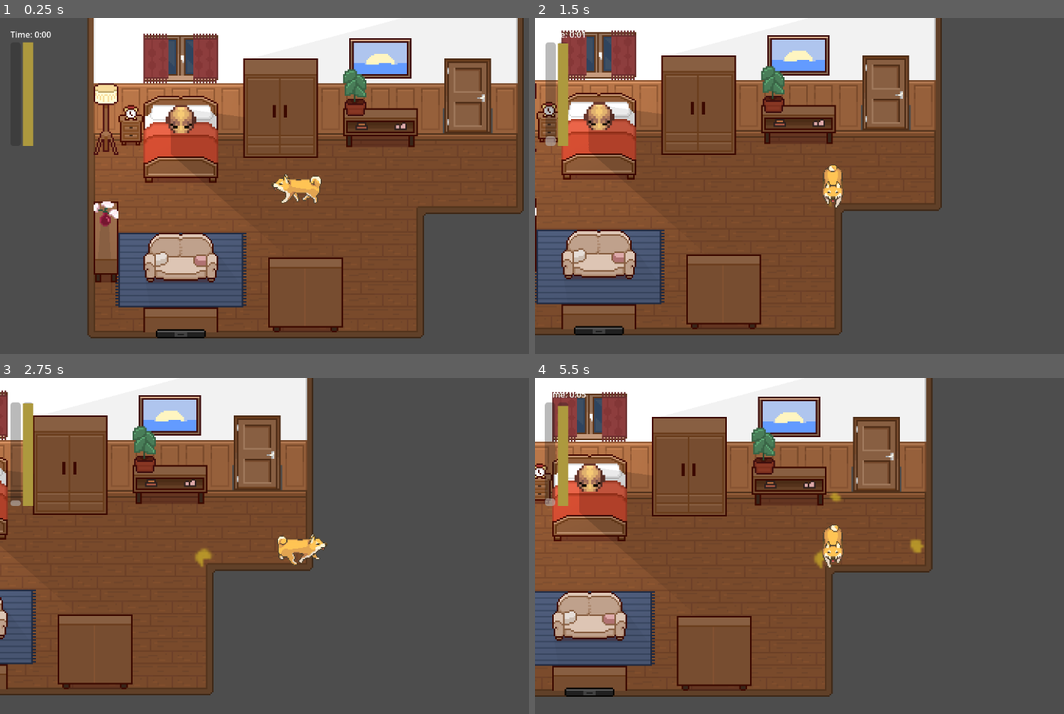
Above: before the commit, frames 1-4 (two rows, left to right).
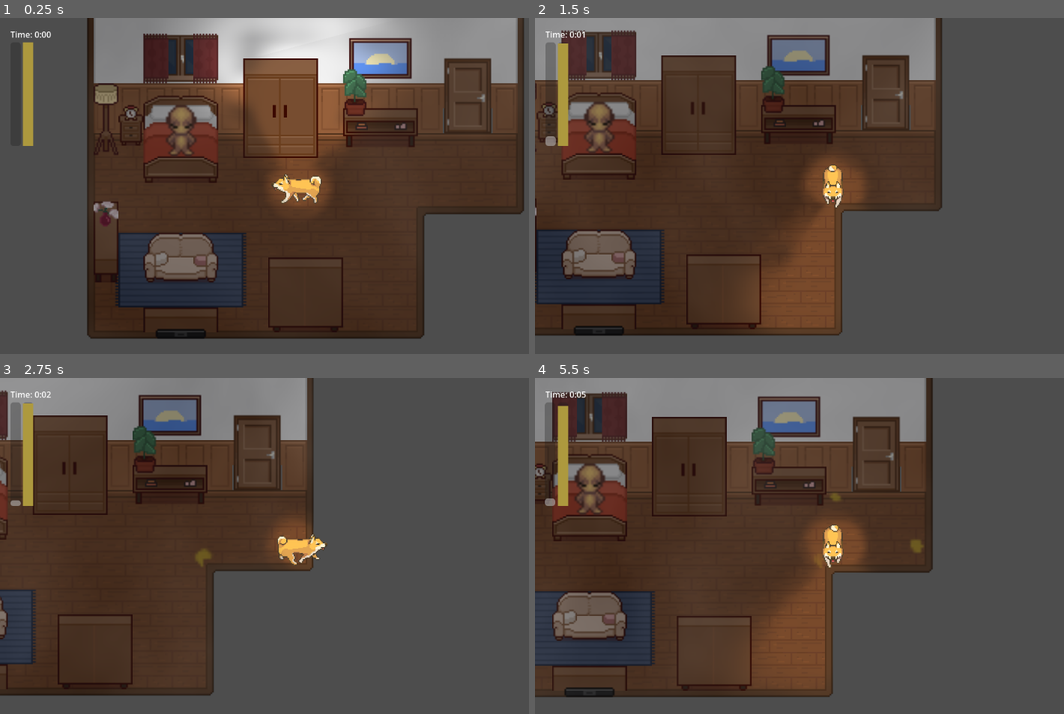
Above: after the commit, the same moments.

Repository: ethantheb/jammers
Game: Godot game, scene res://scenes/bedroom.tscn
The game is run twice, just before and just after one commit, with the same random seed, the same clock (stepped at 60 frames per second) and the same inputs.
Inputs (mouse positions are in pixels of both pictures, inside the frame that each line leads up to):
- Up to frame 1 (0.25 s): no input
- Up to frame 2 (1.5 s): tap Enter at 0.5 s; move the mouse to (963, 169) at 0.52 s; hold Right (ui_right) 0.53-1.28 s; hold Q 0.53-1.28 s; click (963, 169) at 0.67 s; move the mouse to (714, 202) at 1.27 s; hold Down (ui_down) from 1.28 s (still down); tap P at 1.35 s
- Up to frame 3 (2.75 s): tap Space at 2 s; move the mouse to (359, 472) at 2.02 s; release Down (ui_down) at 2.03 s; hold Right (ui_right) from 2.03 s (still down); hold Q from 2.03 s (still down)
- Up to frame 4 (5.5 s): move the mouse to (804, 613) at 2.77 s; release Right (ui_right) at 2.78 s; release Q at 2.78 s; hold Up (ui_up) 2.78-3.53 s; tap P at 2.85, 4.35 s; click (804, 613) at 2.92 s; move the mouse to (1016, 596) at 3.52 s; hold Q 3.53-4.28 s; hold Left (ui_left) 3.53-5.03 s; move the mouse to (656, 495) at 4.27 s; tap Enter at 5 s; move the mouse to (862, 546) at 5.02 s; hold Down (ui_down) from 5.03 s (still down); hold Q from 5.03 s (still down); click (862, 546) at 5.17 s

The runs differ from the first frame. In frame 1, 61% of the frame differs, in the area x 16-99%, y 0-96%; in frame 2, 56%; in frame 3, 45%; in frame 4, 55%.

Commit message:
partially fixed FoW to match main

Diff:
--- a/scenes/bedroom.tscn
+++ b/scenes/bedroom.tscn
@@ -1,25 +1,26 @@
 [gd_scene format=4 uid="uid://d2ffgu2eh308e"]
 
-[ext_resource type="Texture2D" uid="uid://c387qmb71ieat" path="res://assets/light_smallDistortion.png" id="1_4wfg3"]
-[ext_resource type="AudioStream" uid="uid://cwvtjj7l6ucal" path="res://assets/bgm/Troubadeck 12 Good King.ogg" id="1_mk2nf"]
-[ext_resource type="Script" uid="uid://ckcjwdc80ck4k" path="res://scripts/bedroom.gd" id="1_qquio"]
-[ext_resource type="Texture2D" uid="uid://cpdcm5swaciky" path="res://assets/tilesets/pixelinterior_BA_v1.0/cabinets_BA.png" id="2_mk2nf"]
-[ext_resource type="Texture2D" uid="uid://di1hcof8mgl7s" path="res://assets/tilesets/pixelinterior_BA_v1.0/fixtures_BA.png" id="3_cixf6"]
-[ext_resource type="Texture2D" uid="uid://kkinjviu5xgu" path="res://assets/tilesets/pixelinterior_LRK_v1.1/kitchen_LRK.png" id="4_bd3ru"]
-[ext_resource type="Texture2D" uid="uid://12cmunolsy8v" path="res://assets/tilesets/pixelinterior_LRK_v1.1/livingroom_LRK.png" id="5_cs7aj"]
-[ext_resource type="Texture2D" uid="uid://btclnrphkfiue" path="res://assets/tilesets/pixelinterior_BA_v1.0/textiles_BA.png" id="6_43jao"]
-[ext_resource type="Texture2D" uid="uid://7h5e7r1c0olu" path="res://assets/tilesets/pixelinterior_BR_v1.1/beds_BR.png" id="7_qquio"]
-[ext_resource type="Texture2D" uid="uid://drrcbdmj5r76o" path="res://assets/tilesets/pixelinterior_BR_v1.1/decorations_BR.png" id="8_wlwc7"]
-[ext_resource type="Texture2D" uid="uid://cmhmc6v30phl3" path="res://assets/tilesets/pixelinterior_BR_v1.1/wardrobes_BR.png" id="9_0wemr"]
-[ext_resource type="Texture2D" uid="uid://b881wcq3dic04" path="res://assets/tilesets/pixelinterior_LRK_v1.1/cabinets_LRK.png" id="10_u8wxw"]
-[ext_resource type="Texture2D" uid="uid://dturbh06y70ef" path="res://assets/tilesets/pixelinterior_LRK_v1.1/decorations_LRK.png" id="11_ls8op"]
-[ext_resource type="Texture2D" uid="uid://da4vlv1ut5fln" path="res://assets/tilesets/pixelinterior_LRK_v1.1/doorswindowsstairs_LRK.png" id="12_qw8ek"]
-[ext_resource type="Texture2D" uid="uid://du3c1b00khu3e" path="res://assets/tilesets/pixelinterior_LRK_v1.1/floorswalls_LRK.png" id="13_qbrme"]
+[ext_resource type="Texture2D" uid="uid://c8k4d3bvfojgu" path="res://assets/light_smallDistortion.png" id="1_4wfg3"]
+[ext_resource type="AudioStream" uid="uid://b7gds3iyyjqxa" path="res://assets/bgm/Troubadeck 12 Good King.ogg" id="1_mk2nf"]
+[ext_resource type="Script" path="res://scripts/bedroom.gd" id="1_qquio"]
+[ext_resource type="Texture2D" uid="uid://d0g7pyywc36m4" path="res://assets/tilesets/pixelinterior_BA_v1.0/cabinets_BA.png" id="2_mk2nf"]
+[ext_resource type="Texture2D" uid="uid://cgtcw7xvdpbuk" path="res://assets/tilesets/pixelinterior_BA_v1.0/fixtures_BA.png" id="3_cixf6"]
+[ext_resource type="Texture2D" uid="uid://camf0d0ggiop4" path="res://assets/tilesets/pixelinterior_LRK_v1.1/kitchen_LRK.png" id="4_bd3ru"]
+[ext_resource type="Texture2D" uid="uid://cckl8q3jdsquw" path="res://assets/tilesets/pixelinterior_LRK_v1.1/livingroom_LRK.png" id="5_cs7aj"]
+[ext_resource type="Texture2D" uid="uid://gxptyafdm7my" path="res://assets/tilesets/pixelinterior_BA_v1.0/textiles_BA.png" id="6_43jao"]
+[ext_resource type="Texture2D" uid="uid://pubj2md3wsii" path="res://assets/tilesets/pixelinterior_BR_v1.1/beds_BR.png" id="7_qquio"]
+[ext_resource type="Texture2D" uid="uid://crkkyg1snhtjt" path="res://assets/tilesets/pixelinterior_BR_v1.1/decorations_BR.png" id="8_wlwc7"]
+[ext_resource type="Texture2D" uid="uid://blstujdmvc6pk" path="res://assets/tilesets/pixelinterior_BR_v1.1/wardrobes_BR.png" id="9_0wemr"]
+[ext_resource type="Texture2D" uid="uid://dqnugjnea781i" path="res://assets/tilesets/pixelinterior_LRK_v1.1/cabinets_LRK.png" id="10_u8wxw"]
+[ext_resource type="Texture2D" uid="uid://dogcsg32nrsli" path="res://assets/tilesets/pixelinterior_LRK_v1.1/decorations_LRK.png" id="11_ls8op"]
+[ext_resource type="Texture2D" uid="uid://rkl1d40urka8" path="res://assets/tilesets/pixelinterior_LRK_v1.1/doorswindowsstairs_LRK.png" id="12_qw8ek"]
+[ext_resource type="Texture2D" uid="uid://dd81r6yulm42u" path="res://assets/tilesets/pixelinterior_LRK_v1.1/floorswalls_LRK.png" id="13_qbrme"]
 [ext_resource type="PackedScene" uid="uid://c55ktvtf07pxx" path="res://scenes/player.tscn" id="14_lyvny"]
 [ext_resource type="PackedScene" uid="uid://ela2c4n7ip14" path="res://scenes/door.tscn" id="16_43jao"]
 [ext_resource type="Script" uid="uid://bc07ro077afnp" path="res://scripts/interactable_bed.gd" id="16_cixf6"]
 [ext_resource type="PackedScene" uid="uid://d38e623rurprd" path="res://scenes/owner.tscn" id="16_qquio"]
 [ext_resource type="PackedScene" uid="uid://jr50xyaas84c" path="res://scenes/test_level.tscn" id="18_cs7aj"]
+[ext_resource type="PackedScene" path="res://scenes/fog_overlay_v2.tscn" id="19_43jao"]
 
 [sub_resource type="OccluderPolygon2D" id="OccluderPolygon2D_xyfub"]
 polygon = PackedVector2Array(67, 147, 65, 134, 67, 117, 68, 121, 67.6471, 130.175)
@@ -6019,12 +6020,14 @@
 scale = Vector2(1.7599976, 0.23999983)
 scene_path = "uid://ci8mbj1nom6tr"
 
-[node name="InteractableBed" type="Area2D" parent="." unique_id=1568951082]
+[node name="InteractableBed" type="Area2D" parent="AboveFloor" unique_id=1568951082]
 collision_layer = 2
 collision_mask = 2
 script = ExtResource("16_cixf6")
 target = ExtResource("18_cs7aj")
 
-[node name="CollisionShape2D" type="CollisionShape2D" parent="InteractableBed" unique_id=1319908819]
+[node name="CollisionShape2D" type="CollisionShape2D" parent="AboveFloor/InteractableBed" unique_id=1319908819]
 position = Vector2(60, -128)
 shape = SubResource("RectangleShape2D_mk2nf")
+
+[node name="FogOverlay" parent="." unique_id=2092139013 instance=ExtResource("19_43jao")]
--- a/shaders/fog_of_war_v2.gdshader
+++ b/shaders/fog_of_war_v2.gdshader
@@ -179,7 +179,8 @@
 	float tint_amount = clamp(fog_tint_strength, 0.0, 1.0) * (0.45 + inverse_density * 0.55);
 	fogged_world = mix(fogged_world, fog_color.rgb, tint_amount);
 	vec3 world_rgb = mix(base_world.rgb, fogged_world, outside);
-	float world_alpha = base_world.a;
+	// Keep the overlay transparent inside the vision cone so live scene sorting remains authoritative.
+	float world_alpha = clamp(outside * base_world.a, 0.0, 1.0);
 
 	vec2 blur_ofs = vec2(enemy_blur_radius_uv, enemy_blur_radius_uv);
 	float enemy_alpha_blur = sample_enemy_alpha_blur(SCREEN_UV, blur_ofs);
